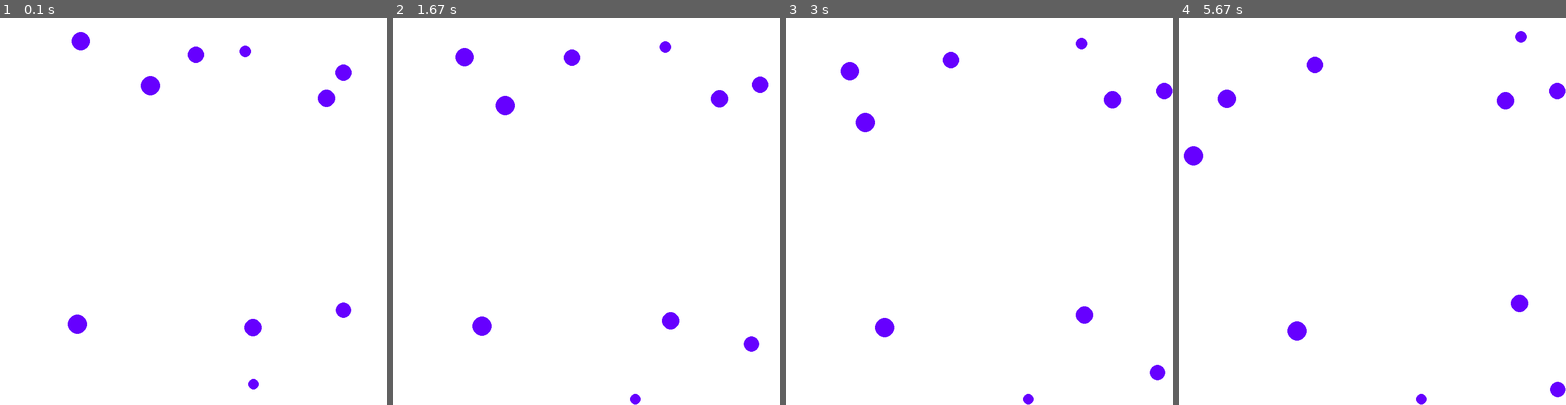
Above: before the commit, frames 1-4 (left to right).
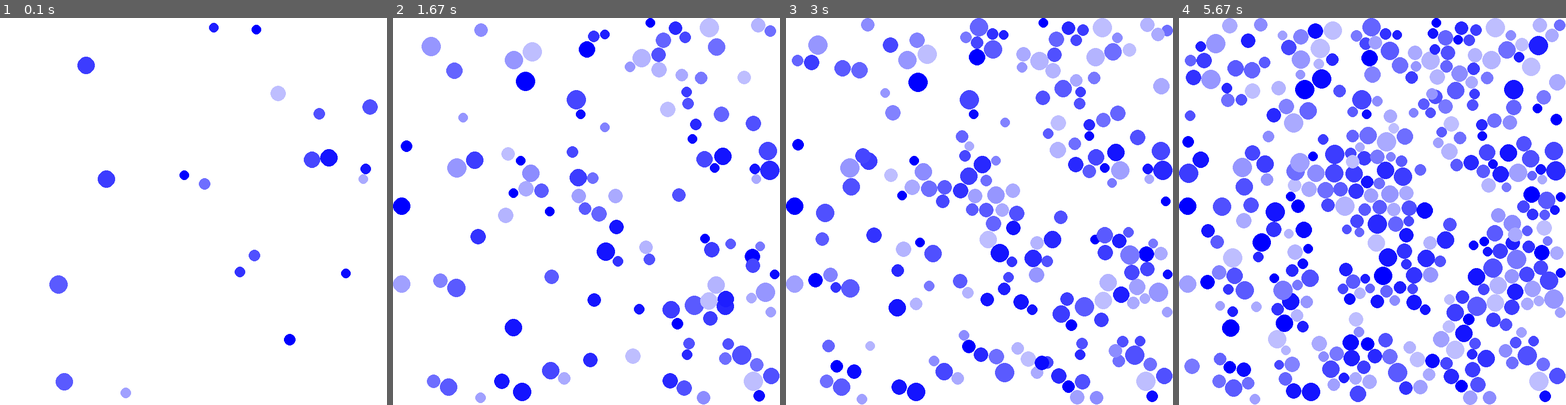
Above: after the commit, the same moments.

Repository: Ylllllax/eden_growth_model
Game: pygame game, started from Eden model/Off-lattice ball deposition.py
Same seed, same stepped clock (60 frames per second), same inputs: the game is played once before the commit and once after it. The source is Python 2; it was converted automatically to run under Python 3.
Inputs (mouse positions are in pixels of both pictures, inside the frame that each line leads up to):
- Up to frame 1 (0.1 s): no input
- Up to frame 2 (1.67 s): press the mouse at (586, 238) at 0.37 s; move the mouse to (540, 226) at 0.47 s; release the mouse at (493, 215) at 0.6 s; press the mouse at (586, 238) at 0.7 s; move the mouse to (656, 292) at 0.8 s; release the mouse at (729, 346) at 0.93 s; click (485, 68) at 1.05 s; press the mouse at (485, 68) at 1.37 s; move the mouse to (609, 211) at 1.47 s; release the mouse at (733, 358) at 1.6 s
- Up to frame 3 (3 s): click (1114, 312) at 2.22 s; press the mouse at (1114, 312) at 2.53 s; move the mouse to (991, 226) at 2.63 s; release the mouse at (867, 137) at 2.77 s
- Up to frame 4 (5.67 s): click (1287, 180) at 3.72 s; press the mouse at (1287, 180) at 4.53 s; move the mouse to (1387, 242) at 4.63 s; release the mouse at (1492, 304) at 4.77 s; press the mouse at (1287, 180) at 5.43 s; move the mouse to (1345, 165) at 5.53 s; move the mouse to (1399, 149) at 5.63 s

The runs differ from the first frame. In frame 1, 3.3% of the frame differs, in the area x 12-98%, y 1-99%; in frame 2, 14%; in frame 3, 22%; in frame 4, 39%, in the area x 0-100%, y 0-100%.

Commit message:
Did stuff on off-lattice

Diff:
--- a/Eden model/Off-lattice ball deposition.py
+++ b/Eden model/Off-lattice ball deposition.py
@@ -1,9 +1,11 @@
 import pygame
 import random
 import math
+import time
 
 background_colour = (255, 255, 255)
 (width, height) = (800, 800)
+mass_of_air = 0
 
 elasticity = 0    # 0 means balls stick i.e. what percentage of speed is retained on bounce
 
@@ -16,6 +18,30 @@
     length = math.hypot(x, y)
 
     return (angle, length)
+
+
+def findParticle(particles, x, y):
+    for p in particles:
+        if math.hypot(p.x-x, p.y-y) <= p.size:
+            return p
+    return None
+
+
+def newParticle(delay):
+    size = random.randint(10, 20)
+    density = random.randint(1, 20)
+    x = random.randint(size, width - size)
+    y = random.randint(size, height - size)
+
+    particle = Particle((x, y), size, density * size ** 2)
+    particle.colour = (200 - density * 10, 200 - density * 10, 255)
+    particle.speed = random.random()
+    particle.angle = random.uniform(0, math.pi * 2)
+
+    my_particles.append(particle)
+
+    if delay is True:
+        time.sleep(1)
 
 
 def collide(p1, p2):
@@ -42,7 +68,7 @@
 
 
 class Particle():
-    def __init__(self, (x, y), size):
+    def __init__(self, (x, y), size, mass=1):
         self.x = x
         self.y = y
         self.size = size
@@ -50,15 +76,17 @@
         self.thickness = 0
         self.speed = 0
         self.angle = 0
+        self.mass = mass
+        self.drag = (self.mass/(self.mass + mass_of_air)) ** self.size
 
     def display(self):
         pygame.draw.circle(screen, self.colour, (int(self.x), int(self.y)), self.size, self.thickness)
 
     def move(self):
-        (self.angle, self.speed) = addVectors((self.angle, self.speed), (0, 0))
+        #(self.angle, self.speed) = addVectors((self.angle, self.speed), gravity)
         self.x += math.sin(self.angle) * self.speed
         self.y -= math.cos(self.angle) * self.speed
-        # self.speed *= drag
+        #self.speed *= self.drag
 
     def bounce(self):
         if self.x > width - self.size:
@@ -82,33 +110,44 @@
             self.speed *= elasticity
 
 screen = pygame.display.set_mode((width, height))
-pygame.display.set_caption('Tutorial 5')
+pygame.display.set_caption('Eden deposition off-lattice')
 
 number_of_particles = 10
 my_particles = []
 
 for n in range(number_of_particles):
-    size = random.randint(10, 20)
-    x = random.randint(size, width-size)
-    y = random.randint(size, height-size)
+    newParticle(0)
 
-    particle = Particle((x, y), size)
-    particle.speed = random.random()
-    particle.angle = random.uniform(0, math.pi*2)
+selected_particle = None
+running = True
 
-    my_particles.append(particle)
+while running:
 
-running = True
-while running:
+    newParticle(0)
+
     for event in pygame.event.get():
         if event.type == pygame.QUIT:
             running = False
+        elif event.type == pygame.MOUSEBUTTONDOWN:
+            (mouseX, mouseY) = pygame.mouse.get_pos()
+            selected_particle = findParticle(my_particles, mouseX, mouseY)
+        elif event.type == pygame.MOUSEBUTTONUP:
+            selected_particle = None
+
+    if selected_particle:
+        (mouseX, mouseY) = pygame.mouse.get_pos()
+        dx = mouseX - selected_particle.x
+        dy = mouseY - selected_particle.y
+        selected_particle.angle = 0.5*math.pi + math.atan2(dy, dx)
+        selected_particle.speed = math.hypot(dx, dy) * 0.1
 
     screen.fill(background_colour)
 
-    for particle in my_particles:
+    for i, particle in enumerate(my_particles):
         particle.move()
         particle.bounce()
+        for particle2 in my_particles[i+1:]:
+            collide(particle, particle2)
         particle.display()
 
     pygame.display.flip()
